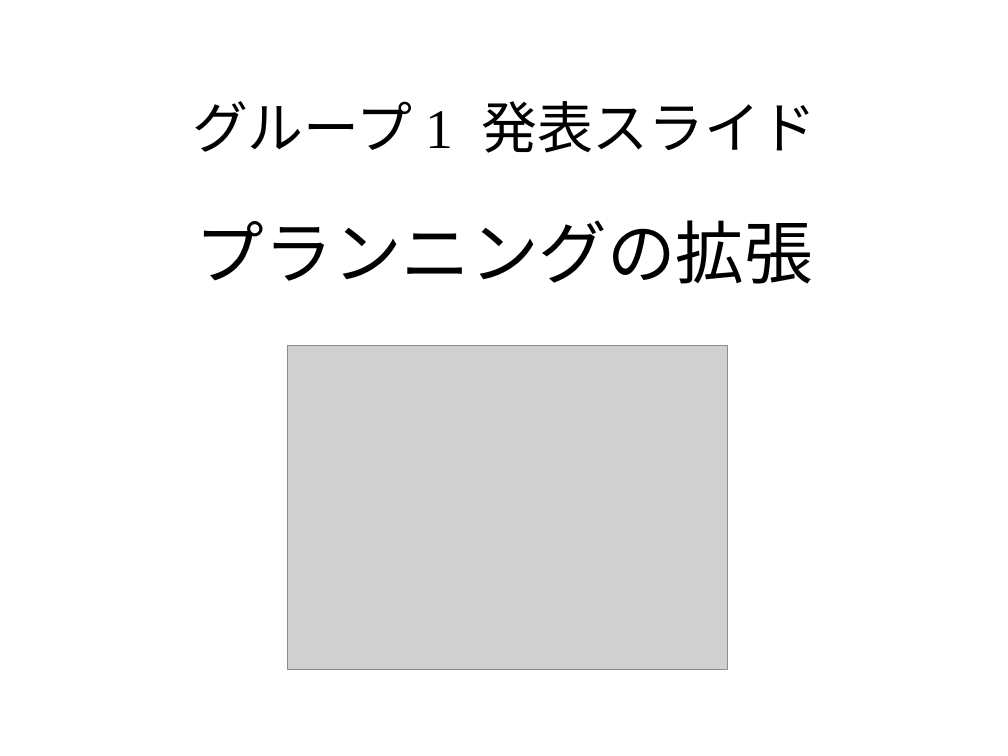
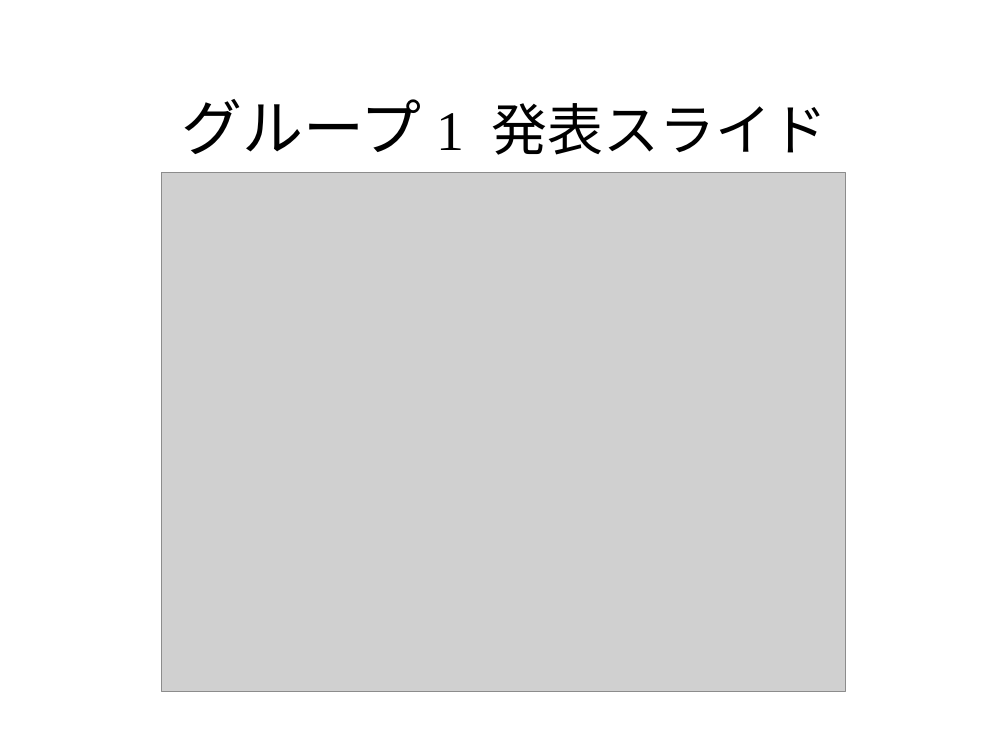
Before and after one commit to pamyupamyu/rep8, a slide deck: slide 1 of グループ1 発表スライド.odp. Drawn at 1008x756 pixels with LibreOffice and Linux fonts; fonts in the diff are those of the drawing; grey boxes stand for pictures; background and template pictures are left out. Boxes give left, top, right and bottom in pixels: in the first picture for what was removed or moved away, otherwise in the second. Text is boxed around its words. In the diff, an @@ line names an element or a change of style, - is before the commit and + after.

```diff
--- a/グループ1 発表スライド.odp
+++ b/グループ1 発表スライド.odp
@@ title "グループ1 発表スライド" at bbox=[182, 99, 827, 155]: size 44 to 48 pt in "グループ1" @@
@@ picture: place and size @@
-picture at bbox=[288, 346, 727, 670]
+picture at bbox=[162, 173, 846, 692]
@@ text removed at bbox=[196, 220, 813, 284] @@
-プランニングの拡張
```
Also in this commit, not shown: 22 other slides changed, 1 slide removed.
